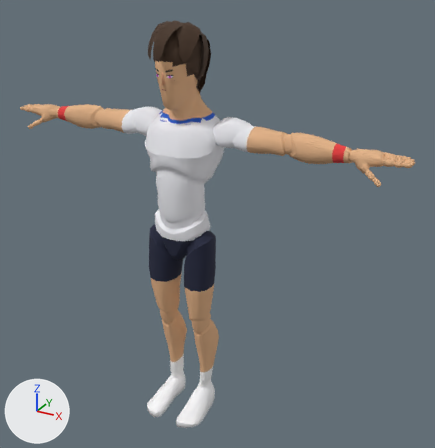
A saved change to the glTF model sweetspot/models/players/p03.glb.
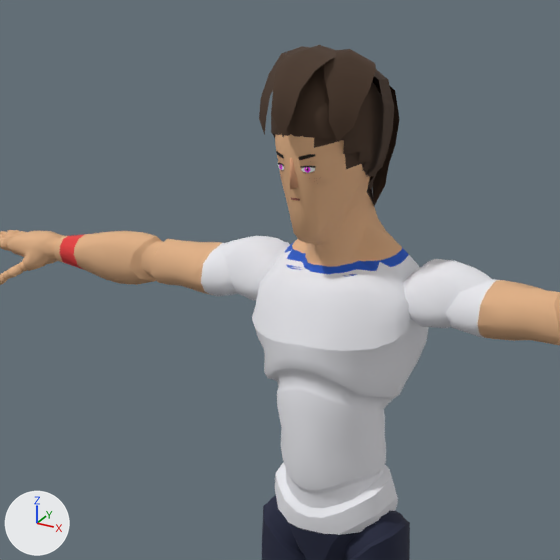
Each version appears first whole from a camera (50 mm lens) standing at (1.37, -2.16, 2.13) and looking at (0.14, 0.08, 1.01), and next in a close-up on the part from 7% to 65% of the width and 0% to 56% of the height. Every picture has the same lights, and +X, +Y and +Z are marked at lower left. The first two pictures are the older version. Vertices at exactly the same position are counted once.

Objects in the first close-up: 'Body', 'Hair' and 2 more.
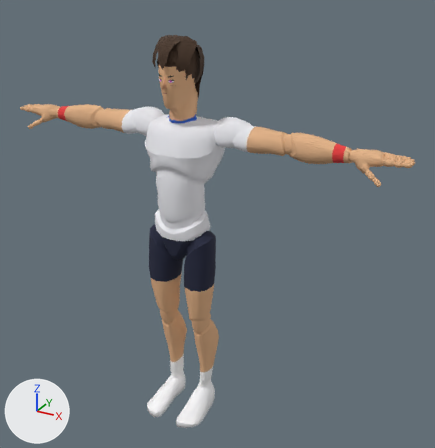
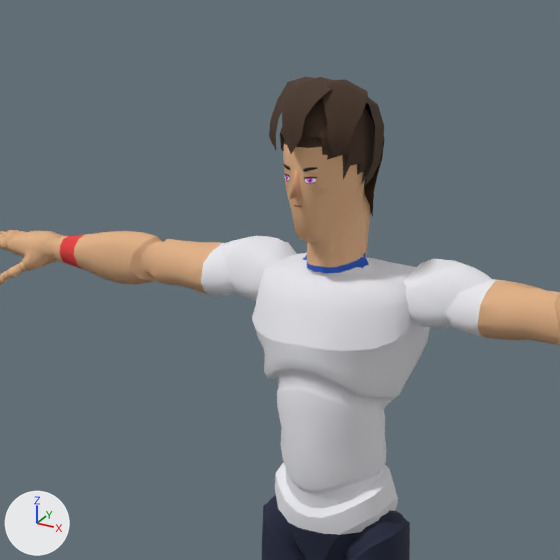
What changed in the scene script:
```text
Change me_mannequin:
    used by ob_body; location = (0.0, 0.0, 0.0)
    remove me_mannequin.from_pydata(...)  # 7380 vertices, 14515 faces; spans x -0.98..0.98, y -0.21..0.15, z 0.0..1.86
    add me_mannequin.from_pydata(...)  # 7378 vertices, 14511 faces; spans x -0.98..0.98, y -0.21..0.15, z 0.0..1.81
    me_mannequin part 1: 242 vertices moved from x -0.22..0.22, y -0.13..0.15, z 1.32..1.86 to x -0.22..0.22, y -0.11..0.14, z 1.33..1.81; 109 vertices removed from x -0.13..0.13, y -0.04..0.13, z 1.49..1.79; 107 vertices added at x -0.14..0.14, y -0.05..0.1, z 1.48..1.67
    me_mannequin part 2: 23 kept faces spanning x -0.07..0.07, y -0.1..0.09, z 1.49..1.74 get new texture (UV) coordinates
Change me_hair:
    used by ob_hair; location = (0.0, 0.0, 0.0)
    remove me_hair.from_pydata(...)  # 478 vertices, 908 faces; spans x -0.111..0.111, y -0.154..0.163, z 1.57..1.904
    add me_hair.from_pydata(...)  # 446 vertices, 846 faces; spans x -0.097..0.097, y -0.125..0.121, z 1.57..1.849
    me_hair part 3: the loose piece of 253 vertices spanning x -0.091..0.091, y -0.125..0.133, z 1.57..1.872 is rebuilt with 221 vertices and now spans x -0.08..0.08, y -0.102..0.098, z 1.643..1.822
    me_hair part 4: the loose piece of 84 vertices spanning x -0.086..0.086, y 0.045..0.163, z 1.576..1.871 is rebuilt with 84 vertices and now spans x -0.071..0.071, y 0.032..0.121, z 1.57..1.821
    me_hair part 5: the loose piece of 84 vertices spanning x -0.111..0.111, y -0.154..0.077, z 1.748..1.904 is rebuilt with 84 vertices and now spans x -0.095..0.095, y -0.125..0.061, z 1.718..1.849
    me_hair part 6: the loose piece of 57 vertices spanning x -0.111..0.111, y 0.007..0.113, z 1.67..1.873 is rebuilt with 57 vertices and now spans x -0.097..0.097, y 0.001..0.092, z 1.652..1.823
```

Boxes [x1, y1, x2, y2] around the edits, measured in the close-ups (560 x 560 px; the box of a moved part takes in the faces that stretch with it):
'Body', reshaped: before [0, 134, 560, 560]; after [0, 137, 560, 560]
'Hair', reshaped (18% narrower, 13% shorter): before [259, 45, 399, 206]; after [269, 77, 384, 217]
part 1 of me_mannequin, moved or reshaped: before [231, 134, 455, 313]; after [231, 137, 455, 313]
part 2 of me_mannequin, surface changed: before [310, 138, 373, 275]; after [283, 141, 369, 274]
part 3 of me_hair, rebuilt (16% narrower, 37% shorter): before [271, 65, 384, 204]; after [280, 97, 375, 184]
part 4 of me_hair, rebuilt: before [372, 80, 399, 206]; after [364, 106, 384, 217]
part 5 of me_hair, rebuilt (15% narrower, 17% shorter): before [259, 45, 376, 142]; after [269, 77, 368, 157]
part 6 of me_hair, rebuilt (16% narrower, 17% shorter): before [370, 69, 394, 177]; after [364, 97, 384, 187]
